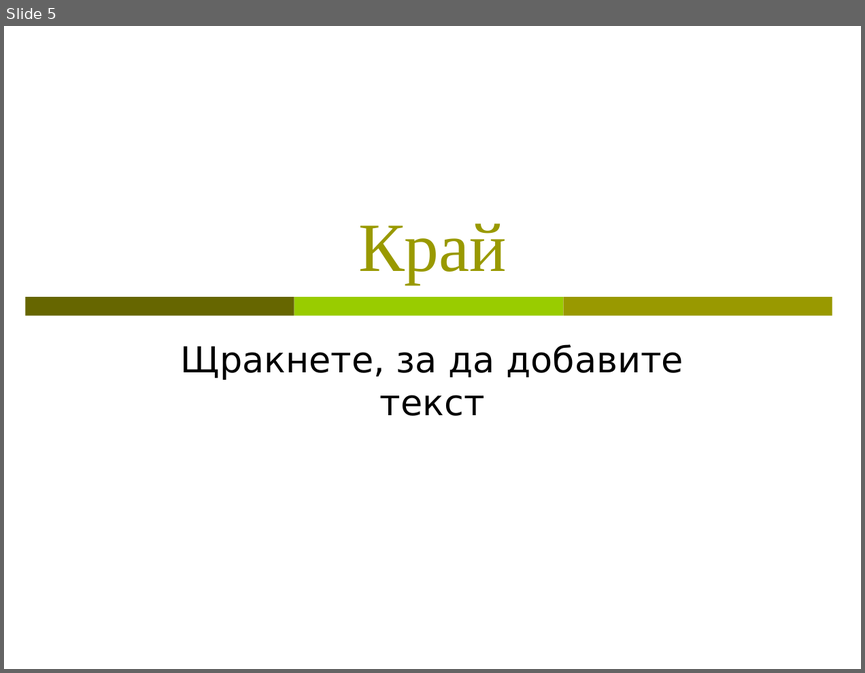
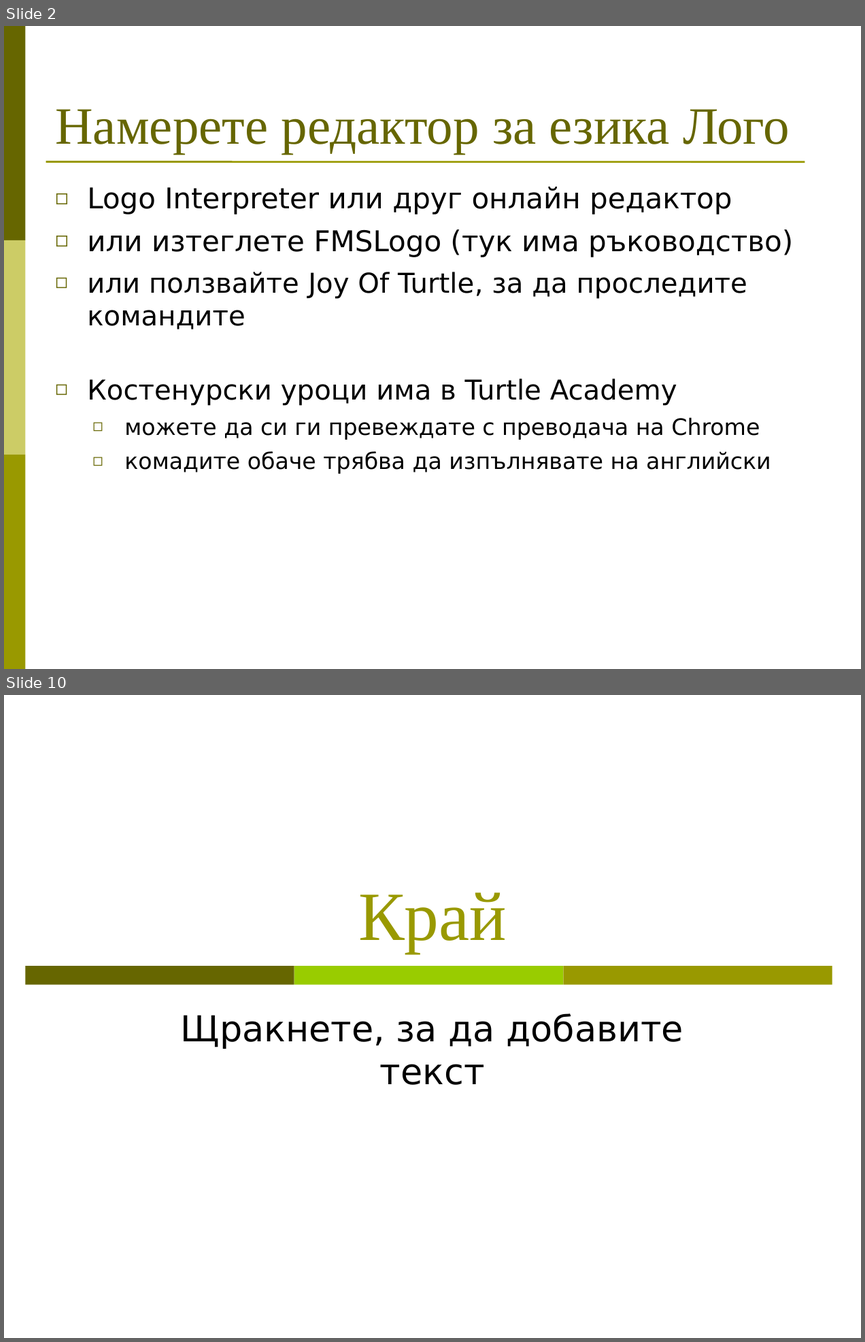
Before and after one commit to BG-IT-Edu/Free-Content, a slide deck: dmanolov/Информатика 8 клас (JavaScript)/03.Алгоритми/03.05.Команда за извикване на подалгоритъм (упражнение).ppt. Shown one above the other, each under a label of ours: slide 5 before the commit, slides 2 and 10 after it; the slides between them are not shown. The pictures are 865x673 and 865x1342 pixels, drawn with LibreOffice and Linux fonts; fonts in the diff are those of the drawing. Boxes give left, top, right and bottom in pixels: in the first picture for what was removed or moved away, otherwise in the second. Text is boxed around its words. In the diff, an @@ line names an element or a change of style, - is before the commit and + after.

```diff
--- a/dmanolov/Информатика 8 клас (JavaScript)/03.Алгоритми/03.05.Команда за извикване на подалгоритъм (упражнение).ppt
+++ b/dmanolov/Информатика 8 клас (JavaScript)/03.Алгоритми/03.05.Команда за извикване на подалгоритъм (упражнение).ppt
@@ slide 2 added at (4,26,861,669), background #FFFFFF @@
@@ rectangle added at (4,26,26,240), fill #666600 @@
@@ title added at (55,109,789,154), 44 pt, text #666600 @@
+Намерете редактор за езика Лого
@@ line added from (47, 161) to (804, 162), #999900 1.5 pt @@
@@ text added at (87,186,793,473), 19 pt, text #000000 @@
+◻ Logo Interpreter или друг онлайн редактор
+◻ или изтеглете FMSLogo (тук има ръководство)
+◻ или ползвайте Joy Of Turtle, за да проследите командите
+◻ Костенурски уроци има в Turtle Academy
+  ◻ можете да си ги превеждате с преводача на Chrome
+  ◻ комадите обаче трябва да изпълнявате на английски
@@ rectangle added at (4,240,26,454), fill #CCCC66 @@
@@ rectangle added at (4,454,26,669), fill #999900 @@
@@ what was slide 5 is now slide 10 @@
```
Also in this commit, not shown: 3 slides changed, 4 other slides added, 13 other files.
